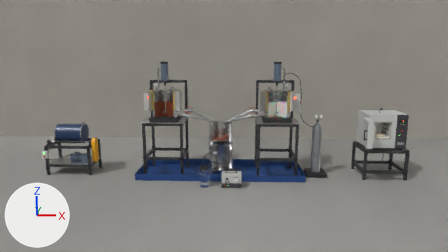
Two versions of the Blender file usine-bauxite-alumine-realiste.blend, one commit apart.
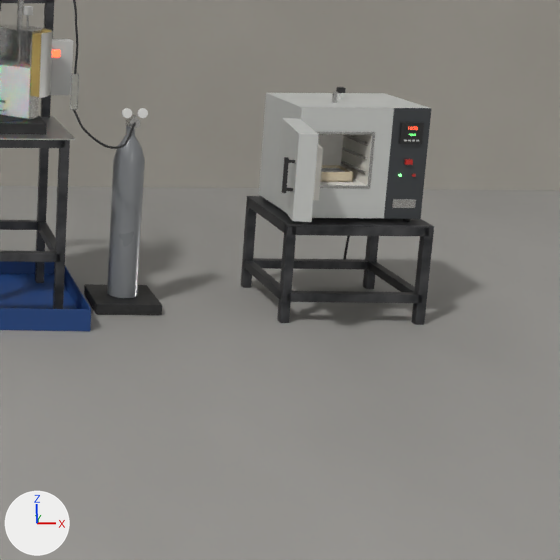
The first picture shows the older version from the file's camera 'Camera_Photo'. The close-ups show the older and then the newer version on the part from 62% to 100% of the width and 32% to 100% of the height of that picture. Only the edits that show in the close-ups are written down. Lighting does not change. The marker at lower left points along +X, +Y and +Z.

Script lines for the objects in view, before the commit:
```python
ob_r2_precipitation_chassis_pied_002 = bpy.data.objects.new('R2_Precipitation_chassis_pied.002', me_r2_precipitation_chassis_pied_002)
ob_r2_precipitation_chassis_pied_002.location = (1.13, -0.28, 0.42)
ob_r2_precipitation_cuve_inox_50l = bpy.data.objects.new('R2_Precipitation_cuve_inox_50L', me_r2_precipitation_cuve_inox_50l)
ob_r2_precipitation_cuve_inox_50l.location = (0.85, 0.0, 0.0)
ob_r2_precipitation_isolation_50mm = bpy.data.objects.new('R2_Precipitation_isolation_50mm', me_r2_precipitation_isolation_50mm)
ob_r2_precipitation_isolation_50mm.location = (0.85, 0.0, 0.0)
# also in view: 'K_coque_dessus' at (2.5, 0.0, 1.0); 'K_plateau_table' at (2.5, 0.0, 0.5); 'R2_Precipitation_balance' at (1.5, 0.0, 0.0); 'R2_Precipitation_chassis_traverse.004' at (0.9, -0.3, 0.8); 'R2_Precipitation_tablette' at (0.9, 0.0, 0.8)
```
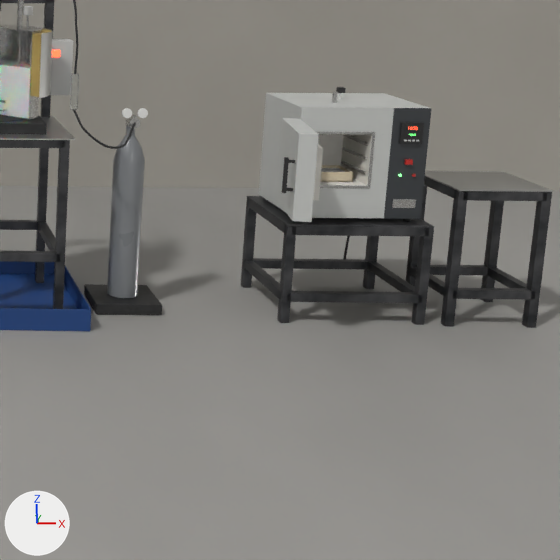
The change, as a diff of the scene's bpy script:
```diff
--- a/usine-bauxite-alumine-realiste.blend.py
+++ b/usine-bauxite-alumine-realiste.blend.py
@@ ob_k_plateau_prep @@
+ob_k_plateau_prep = bpy.data.objects.new('K_plateau_prep', me_k_plateau_prep)  # a box spanning x -0.2..0.2, y -0.2..0.2, z -0.003..0.003; modifiers BEVEL
+ob_k_plateau_prep.location = (3.05, -0.1, 0.625)
@@ ob_k_table_prep_traverse_006 @@
+ob_k_table_prep_traverse_006 = bpy.data.objects.new('K_table_prep_traverse.006', me_k_table_prep_traverse_006)  # a box spanning x -0.02..0.02, y -0.18..0.18, z -0.02..0.02; modifiers BEVEL
+ob_k_table_prep_traverse_006.location = (2.87, -0.1, 0.6)
@@ ob_k_table_prep_traverse_004 @@
+ob_k_table_prep_traverse_004 = bpy.data.objects.new('K_table_prep_traverse.004', me_k_table_prep_traverse_004)  # a box spanning x -0.18..0.18, y -0.02..0.02, z -0.02..0.02; modifiers BEVEL
+ob_k_table_prep_traverse_004.location = (3.05, -0.28, 0.6)
@@ ob_k_table_prep_traverse_003 @@
+ob_k_table_prep_traverse_003 = bpy.data.objects.new('K_table_prep_traverse.003', me_k_table_prep_traverse_006.copy())  # modifiers BEVEL
+ob_k_table_prep_traverse_003.location = (3.23, -0.1, 0.15)
@@ ob_k_table_prep_traverse_002 @@
+ob_k_table_prep_traverse_002 = bpy.data.objects.new('K_table_prep_traverse.002', me_k_table_prep_traverse_006.copy())  # modifiers BEVEL
+ob_k_table_prep_traverse_002.location = (2.87, -0.1, 0.15)
@@ ob_k_table_prep_traverse_001 @@
+ob_k_table_prep_traverse_001 = bpy.data.objects.new('K_table_prep_traverse.001', me_k_table_prep_traverse_004.copy())  # modifiers BEVEL
+ob_k_table_prep_traverse_001.location = (3.05, 0.08, 0.15)
@@ ob_k_table_prep_traverse @@
+ob_k_table_prep_traverse = bpy.data.objects.new('K_table_prep_traverse', me_k_table_prep_traverse_004.copy())  # modifiers BEVEL
+ob_k_table_prep_traverse.location = (3.05, -0.28, 0.15)
@@ ob_k_table_prep_pied_003 @@
+ob_k_table_prep_pied_003 = bpy.data.objects.new('K_table_prep_pied.003', me_k_table_prep_pied_003)  # a box spanning x -0.02..0.02, y -0.02..0.02, z -0.31..0.31; modifiers BEVEL
+ob_k_table_prep_pied_003.location = (3.23, 0.08, 0.31)
@@ ob_k_table_prep_pied_002 @@
+ob_k_table_prep_pied_002 = bpy.data.objects.new('K_table_prep_pied.002', me_k_table_prep_pied_003.copy())  # modifiers BEVEL
+ob_k_table_prep_pied_002.location = (3.23, -0.28, 0.31)
@@ ob_k_table_prep_pied_001 @@
+ob_k_table_prep_pied_001 = bpy.data.objects.new('K_table_prep_pied.001', me_k_table_prep_pied_003.copy())  # modifiers BEVEL
+ob_k_table_prep_pied_001.location = (2.87, 0.08, 0.31)
@@ ob_k_table_prep_pied @@
+ob_k_table_prep_pied = bpy.data.objects.new('K_table_prep_pied', me_k_table_prep_pied_003.copy())  # modifiers BEVEL
+ob_k_table_prep_pied.location = (2.87, -0.28, 0.31)
```

Boxes (x1, y1, x2, y2) around the edits, measured in the close-ups (560 x 560 px):
'K_plateau_prep', added
    after: (425, 171, 552, 192)
'K_table_prep_pied.002', added
    after: (522, 192, 552, 328)
'K_table_prep_pied', added
    after: (441, 190, 468, 327)
'K_table_prep_pied.003', added
    after: (481, 201, 504, 302)
'K_table_prep_traverse', added
    after: (453, 288, 535, 300)
'K_table_prep_traverse.004', added
    after: (463, 191, 547, 201)
'K_table_prep_pied.001', added
    after: (406, 185, 427, 287)
'K_table_prep_traverse.001', added
    after: (430, 265, 488, 276)
'K_table_prep_traverse.003', added
    after: (487, 268, 527, 288)
'K_table_prep_traverse.006', added
    after: (424, 176, 456, 199)
'K_table_prep_traverse.002', added
    after: (408, 267, 446, 296)
